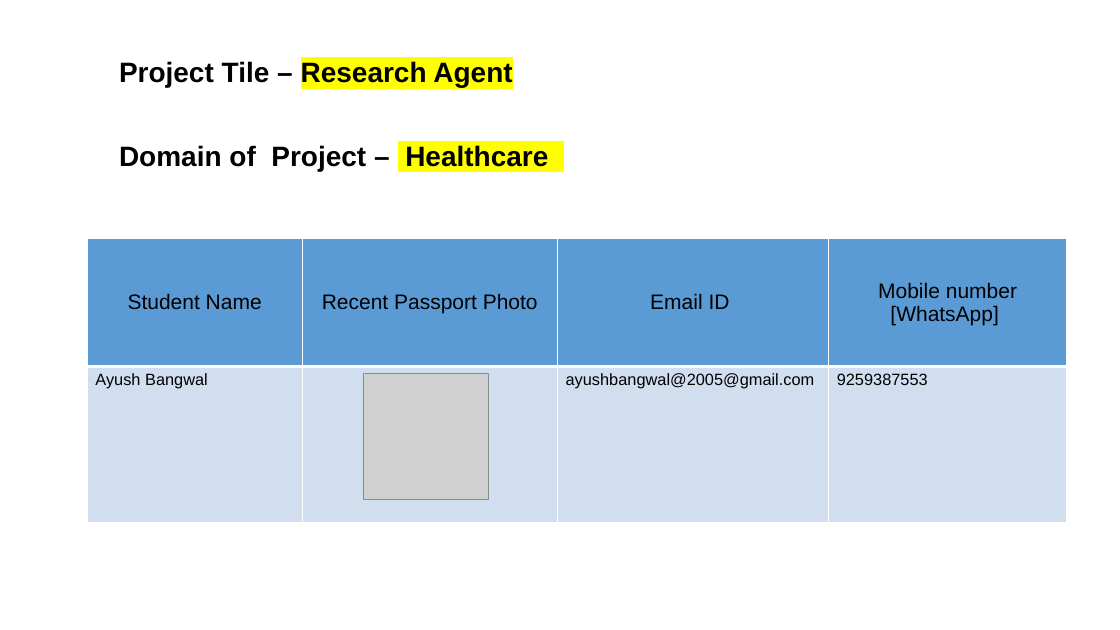
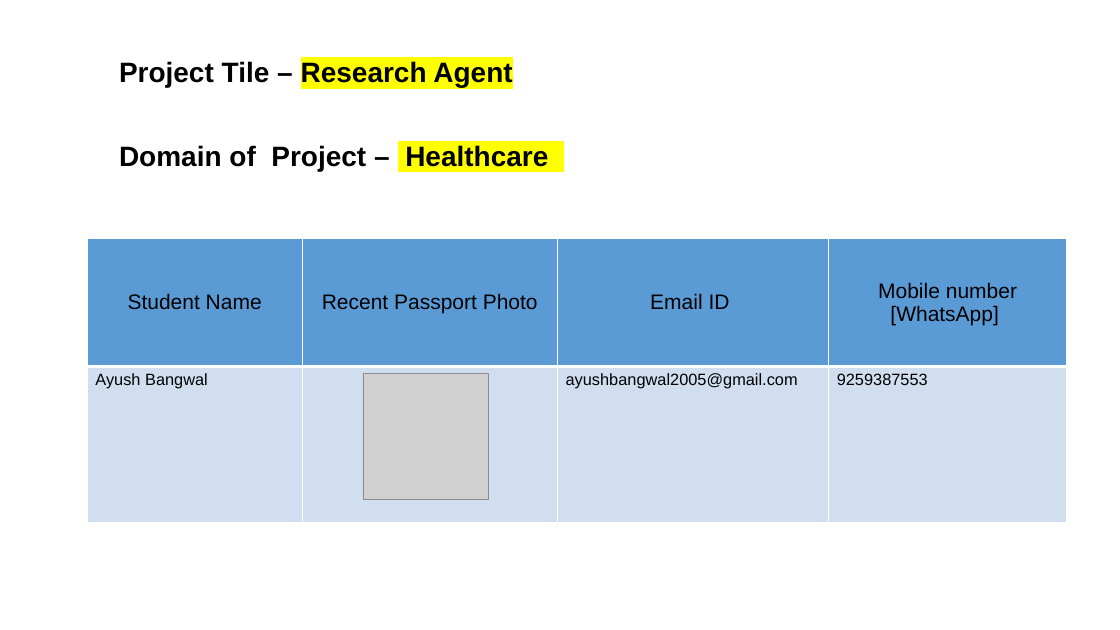
Before and after one commit to Ayushbangwal/Research-Agent, a slide deck: slide 2 of Main AICTE_IBM_BOB_Project_Submission_Template_for_EduentFoundation_.pptx. Drawn at 1120x630 pixels with LibreOffice and Linux fonts; fonts in the diff are those of the drawing; grey boxes stand for pictures. Boxes give left, top, right and bottom in pixels: in the first picture for what was removed or moved away, otherwise in the second. Text is boxed around its words. In the diff, an @@ line names an element or a change of style, - is before the commit and + after.

```diff
--- a/Main AICTE_IBM_BOB_Project_Submission_Template_for_EduentFoundation_.pptx
+++ b/Main AICTE_IBM_BOB_Project_Submission_Template_for_EduentFoundation_.pptx
@@ table at (87,239,1067,522) @@
-row 2, column 3: ayushbangwal@2005@gmail.com
+row 2, column 3: ayushbangwal2005@gmail.com
```
Also in this commit, not shown: 3 other slides changed, 1 slide added, 1 slide removed.
